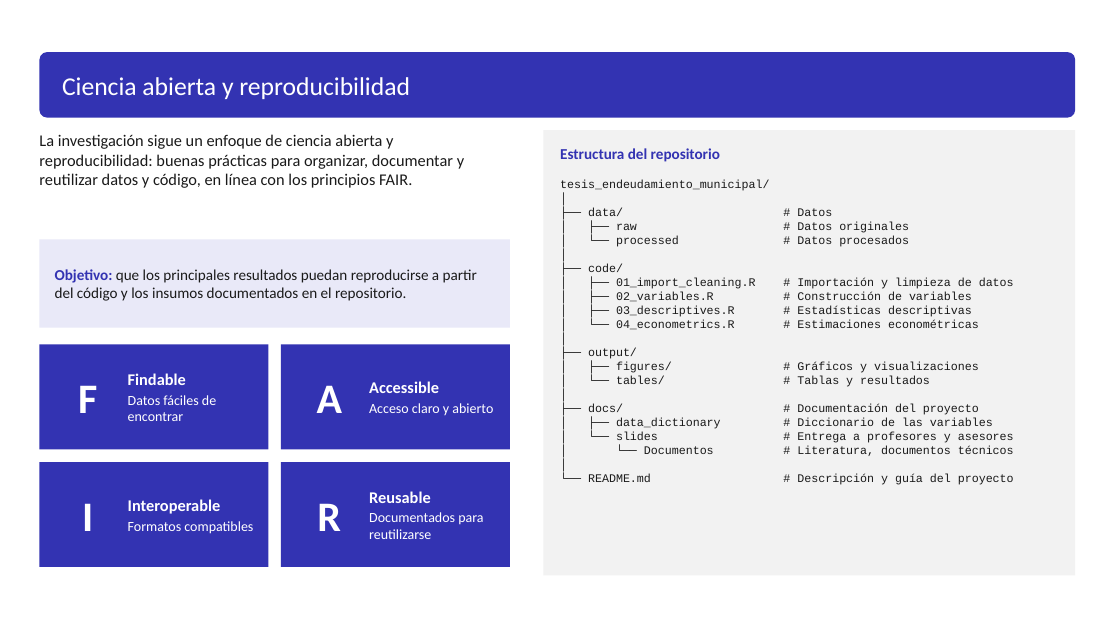
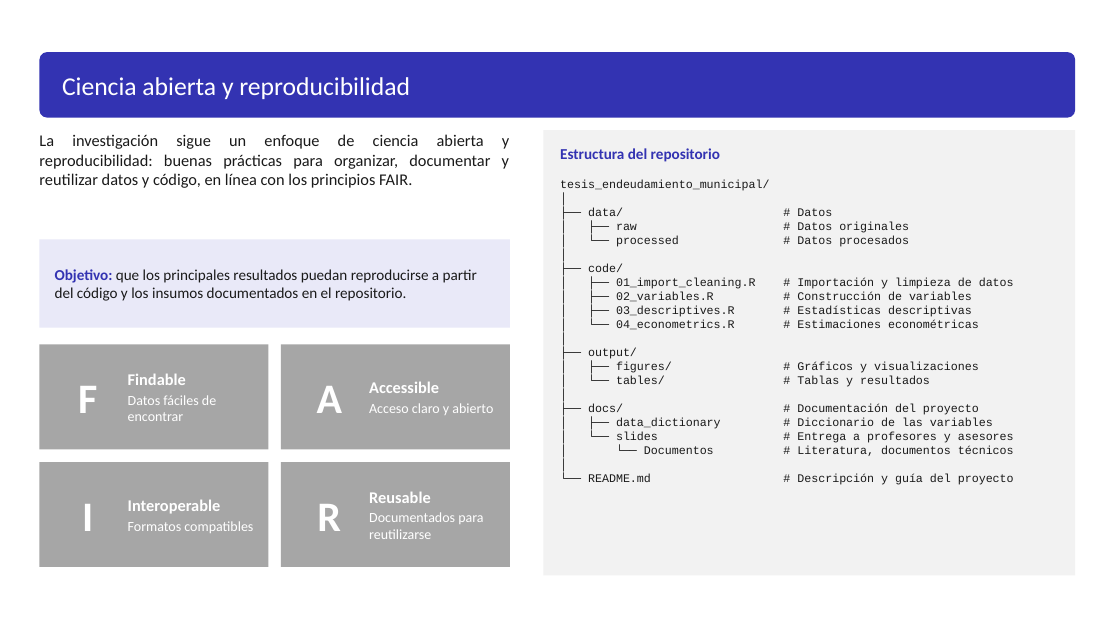
Before and after one commit to Laurarivera34/TESIS_MECA, a slide deck: slide 8 of docs/slides/asesores/Presentación_LauraRivera.pptx. Drawn at 1120x630 pixels with LibreOffice and Linux fonts; fonts in the diff are those of the drawing. Boxes give left, top, right and bottom in pixels: in the first picture for what was removed or moved away, otherwise in the second. Text is boxed around its words. In the diff, an @@ line names an element or a change of style, - is before the commit and + after.

```diff
--- a/docs/slides/asesores/Presentación_LauraRivera.pptx
+++ b/docs/slides/asesores/Presentación_LauraRivera.pptx
@@ text "La investigación sigue un enfoque ..." at bbox=[39, 134, 509, 188]: alignment left to justified @@
@@ fill #3333B2 to #A6A6A6 in 4 elements at bbox=[281, 344, 511, 450], bbox=[281, 462, 511, 567], bbox=[39, 344, 269, 450], bbox=[39, 462, 269, 567] @@
```
Also in this commit, not shown: 11 other slides changed, 17 slides added, 17 slides removed, 7 other files.
